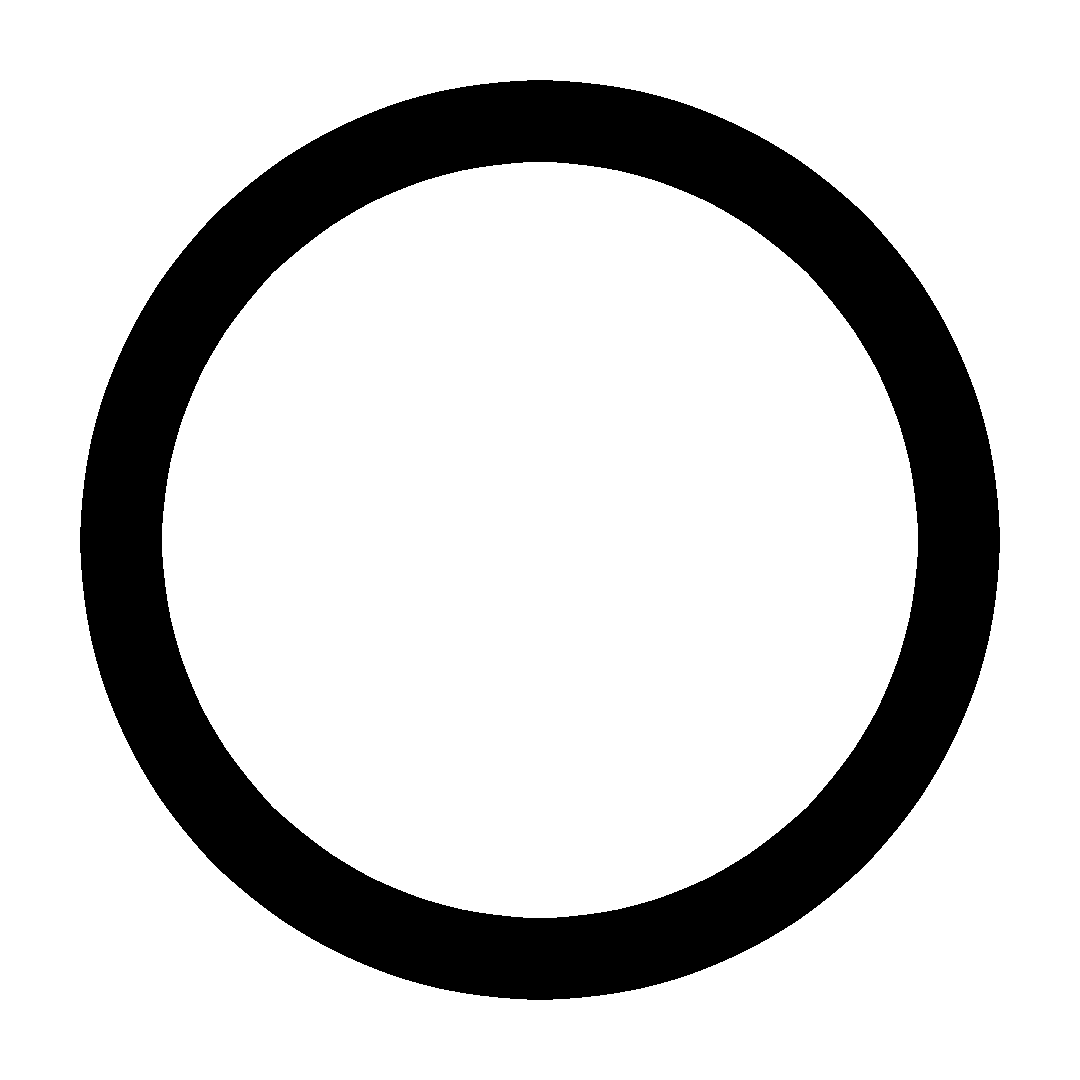
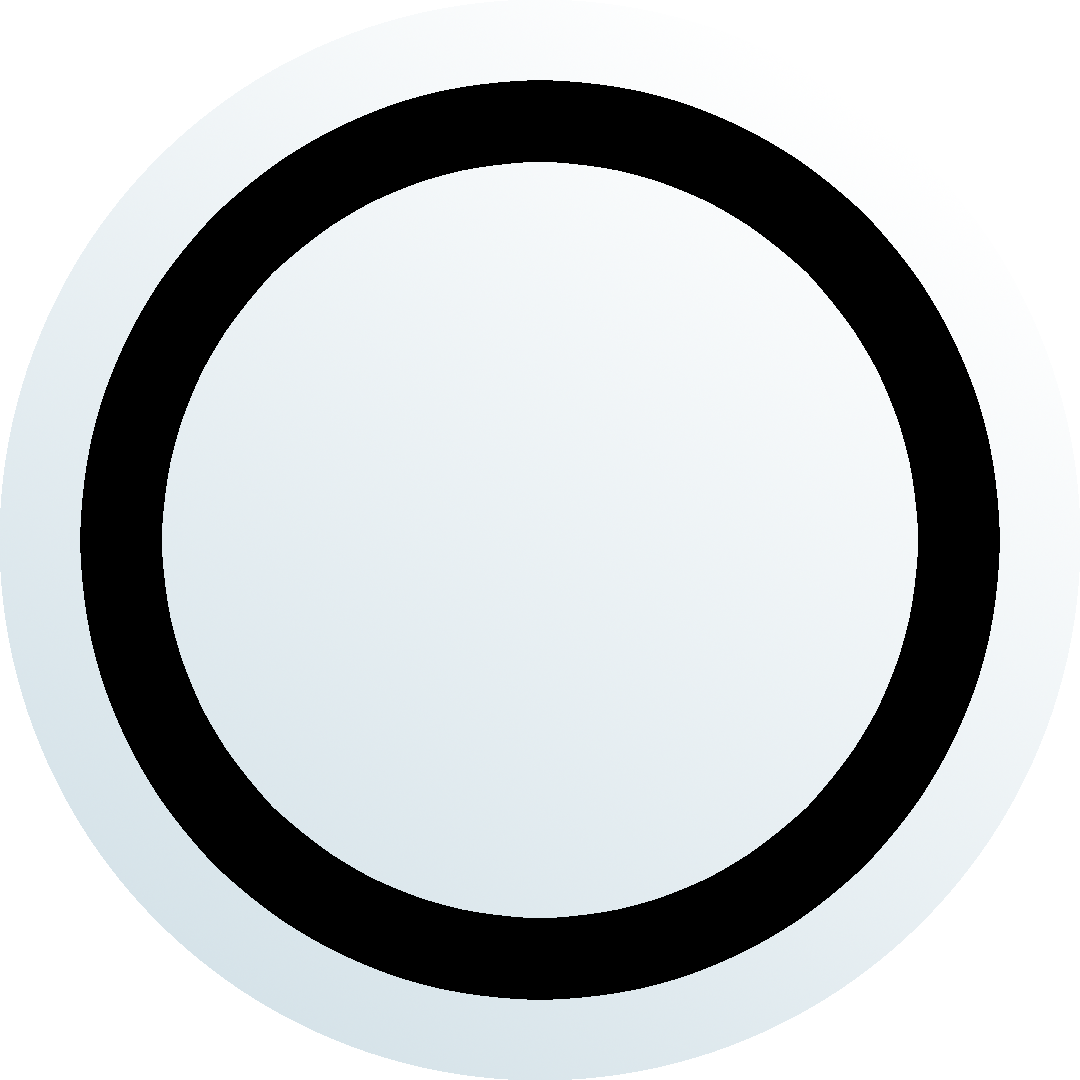
Layered file, before and after one edit (1080x1080). Changes by layer:
painted on "Background" over 0, 0, 1080, 1080
